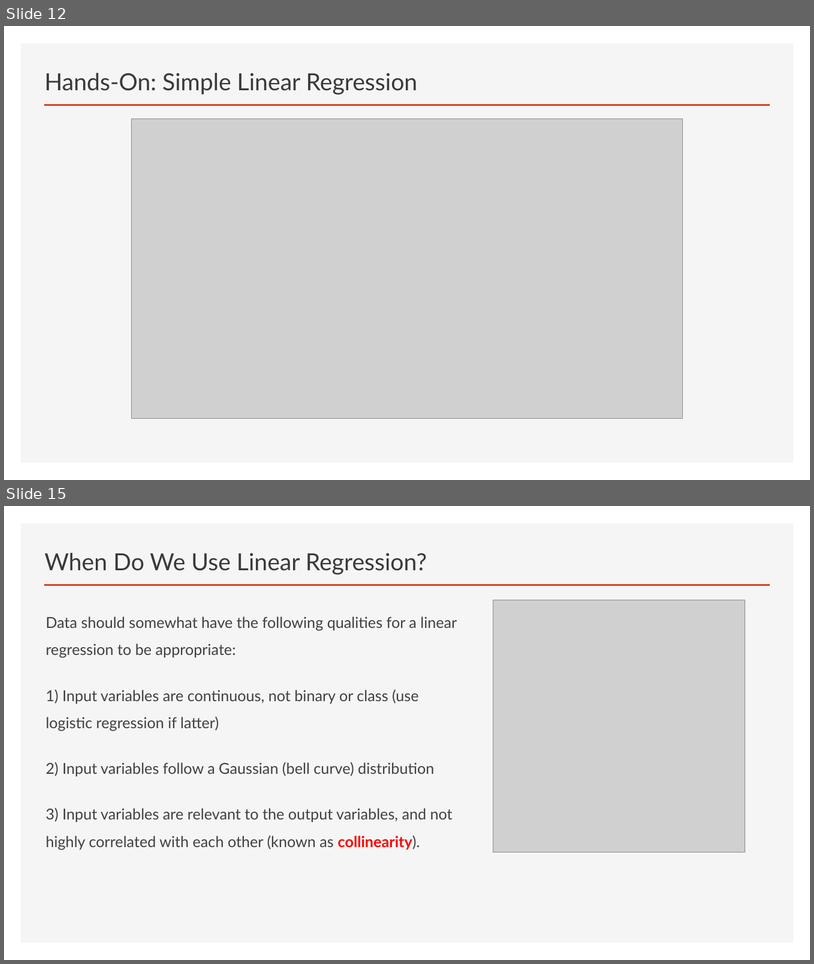
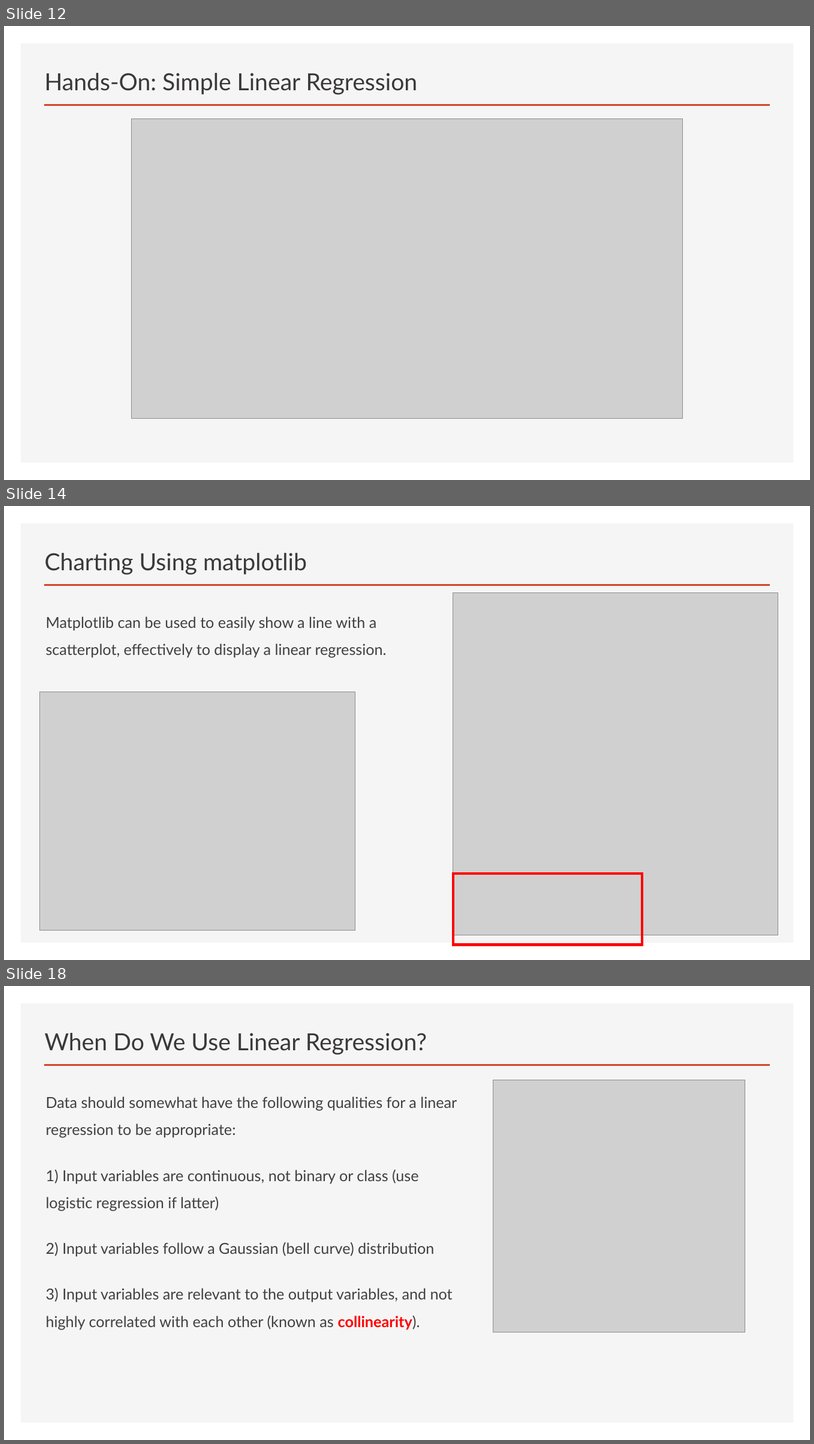
Before and after one commit to thomasnield/oreilly_math_fundamentals_data_science, a slide deck: linear_regression/math_fundamentals_linear_regression.pptx. Shown one above the other, each under a label of ours: slides 12 and 15 before the commit, slides 12, 14 and 18 after it; the slides between them are not shown. The pictures are 814x964 and 814x1444 pixels, drawn with LibreOffice and Linux fonts; fonts in the diff are those of the drawing; grey boxes stand for pictures. Boxes give left, top, right and bottom in pixels: in the first picture for what was removed or moved away, otherwise in the second. Text is boxed around its words. In the diff, an @@ line names an element or a change of style, - is before the commit and + after.

```diff
--- a/linear_regression/math_fundamentals_linear_regression.pptx
+++ b/linear_regression/math_fundamentals_linear_regression.pptx
@@ slide 14 added at (4, 506, 810, 960), background #FFFFFF; not listed: 2 template elements that a slide beside it also shows @@
@@ title added at (45, 553, 307, 574), 28 pt, text #3B3838 @@
+Charting Using matplotlib
@@ picture added at (453, 592, 779, 935) @@
@@ text added at (46, 616, 387, 658), 18 pt, text #404040 @@
+Matplotlib can be used to easily show a line with a scatterplot, effectively to display a linear regression.
@@ picture added at (39, 692, 356, 930) @@
@@ rectangle added at (453, 873, 643, 945), outline #FF0000 3 pt @@
@@ what was slide 15 is now slide 18 @@
```
Also in this commit, not shown: 8 slides changed, 7 other slides added, 2 slides removed, 1 other file.
